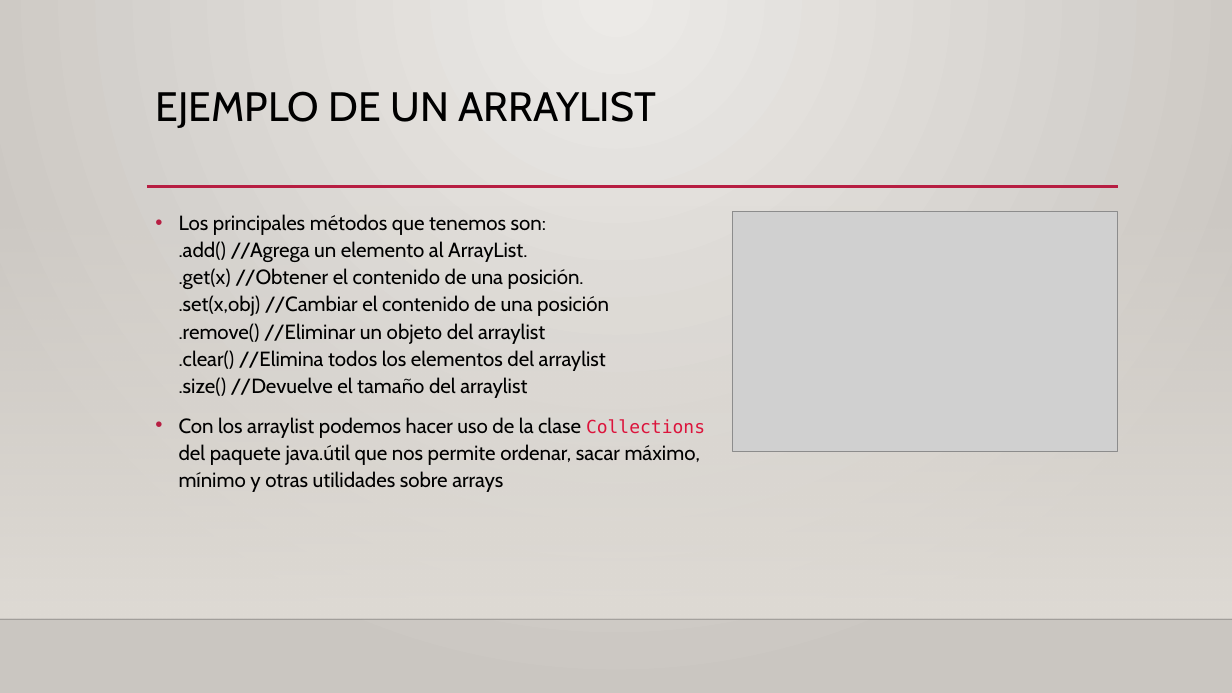
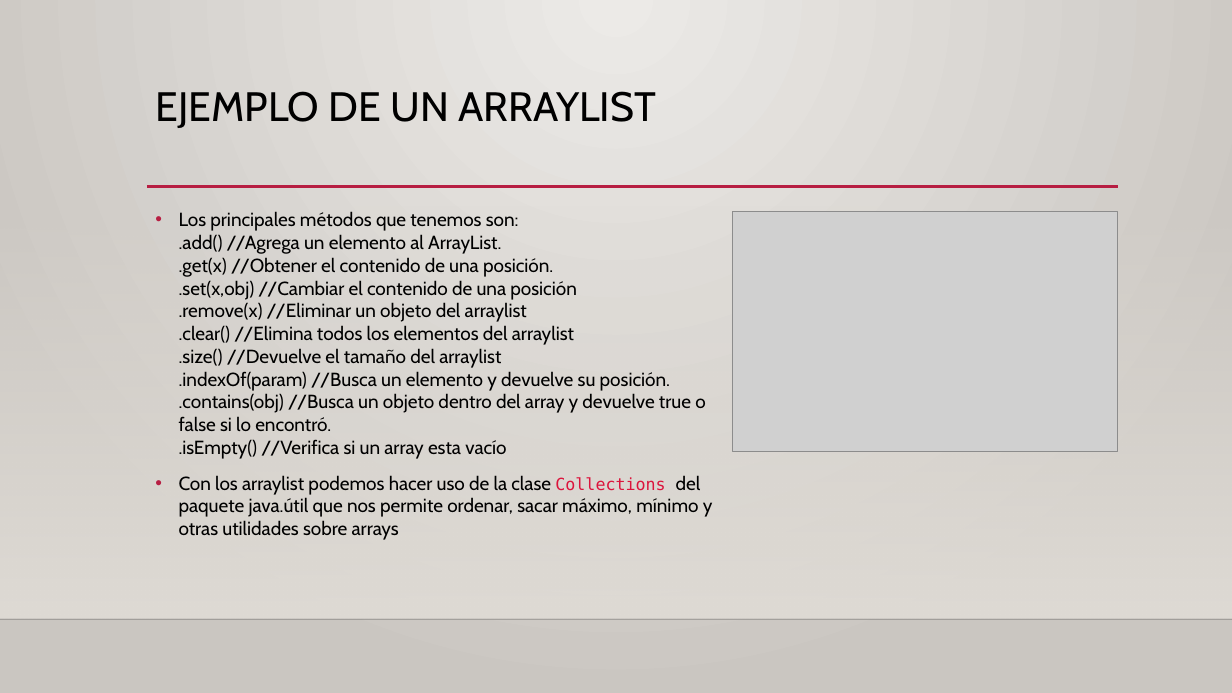
Before and after one commit to daom89/Enum_ArrayList, a slide deck: slide 6 of presentation/Enumeraciones y arraylist.pptx. Drawn at 1232x693 pixels with LibreOffice and Linux fonts; fonts in the diff are those of the drawing; grey boxes stand for pictures; background and template pictures are left out. Boxes give left, top, right and bottom in pixels: in the first picture for what was removed or moved away, otherwise in the second. Text is boxed around its words. In the diff, an @@ line names an element or a change of style, - is before the commit and + after.

```diff
--- a/presentation/Enumeraciones y arraylist.pptx
+++ b/presentation/Enumeraciones y arraylist.pptx
@@ text at bbox=[179, 211, 705, 459]: text changed; size 16 to 14.8 pt @@
-• Los principales métodos que tenemos son:
-  .add() //Agrega un elemento al ArrayList.
-  .get(x) //Obtener el contenido de una posición.
-  .set(x,obj) //Cambiar el contenido de una posición
-  .remove() //Eliminar un objeto del arraylist
-  .clear() //Elimina todos los elementos del arraylist
-  .size() //Devuelve el tamaño del arraylist
+• Los principales métodos que tenemos son:
+  .add() //Agrega un elemento al ArrayList.
+  .get(x) //Obtener el contenido de una posición.
+  .set(x,obj) //Cambiar el contenido de una posición
+  .remove(x) //Eliminar un objeto del arraylist
+  .clear() //Elimina todos los elementos del arraylist
+  .size() //Devuelve el tamaño del arraylist
+  .indexOf(param) //Busca un elemento y devuelve su posición.
+  .contains(obj) //Busca un objeto dentro del array y devuelve true o false si lo encontró.
+  .isEmpty() //Verifica si un array esta vacío
@@ text at bbox=[179, 475, 713, 540]: size 16 to 14.8 pt in "Con los arraylist podemos hacer uso de ..."; size 14 to 12.9 pt in "Collections"; line spacing 1.1 to 1 @@
```
Also in this commit, not shown: 1 other slide changed, 10 other files.
